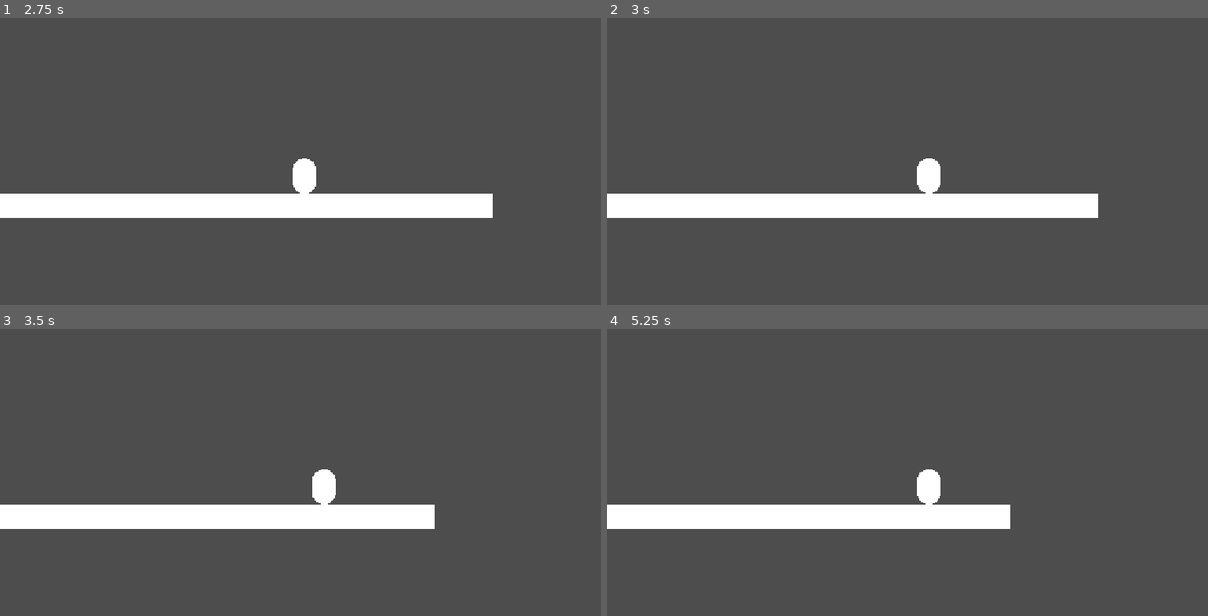
Above: before the commit, frames 1-4 (two rows, left to right).
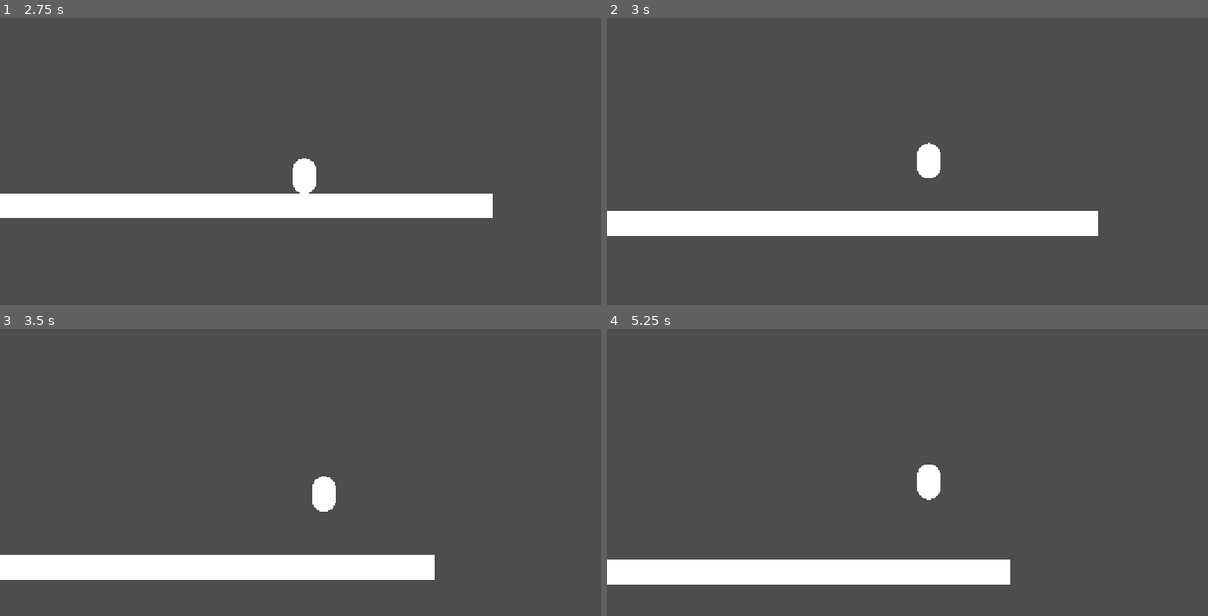
Above: after the commit, the same moments.

Repository: colinabarry/Token-Remake
Game: Godot game, scene res://scenes/levels/test_bed.tscn
Two runs of this game, one before a commit and one after it. Both use one fixed random seed, a clock stepped at 60 frames per second and the inputs below.
Inputs:
- Up to frame 1 (2.75 s): hold D (move_right) 0.53-2.03 s; tap Space (move_jump) at 0.6, 0.77, 1.07, 1.35, 1.52, 1.82, 2.1 s; hold A (move_left) from 2.03 s (still down)
- Up to frame 2 (3 s): release A (move_left) at 2.78 s; hold D (move_right) from 2.78 s (still down); tap Space (move_jump) at 2.85 s
- Up to frame 3 (3.5 s): keep holding D (move_right); tap Space (move_jump) at 3.02, 3.32 s
- Up to frame 4 (5.25 s): tap Space (move_jump) at 3.6, 3.77, 4.07, 4.35, 4.52, 4.82, 5.1 s; release D (move_right) at 4.28 s; hold A (move_left) 4.28-5.03 s; hold D (move_right) from 5.03 s (still down)

Frame 1 is identical in both runs. In frame 2, 10% of the frame differs, in the area x 0-82%, y 43-76%; in frame 3, 13%, in the area x 0-73%, y 48-88%; in frame 4, 12%.

Commit message:
generalize _try_emit_signal

Diff:
--- a/scenes/actors/characters/player/player.gd
+++ b/scenes/actors/characters/player/player.gd
@@ -58,5 +58,12 @@
 # 	return true
 
 
-func can_jump() -> bool:
-	return coin_purse.num_jump_tokens > 0
+func can_transition_to(new_state: BaseState) -> bool:
+	match new_state:
+		States.JUMP_STATE:
+			return coin_purse.num_jump_tokens > 0
+
+	return false
+
+# func can_jump() -> bool:
+# 	return coin_purse.num_jump_tokens > 0
--- a/scenes/components/state_machine/state_machine.gd
+++ b/scenes/components/state_machine/state_machine.gd
@@ -122,7 +122,7 @@
 		else:
 			stopped_walking_in_air.emit()
 	if Input.is_action_just_pressed("move_jump"):
-		_try_emit_jumped_signal()
+		_try_emit_signal(States.JUMP_STATE, jumped)
 
 
 func _emit_process_signals() -> void:
@@ -139,9 +139,20 @@
 		started_falling.emit()
 
 
-func _try_emit_jumped_signal() -> bool:
-	if not player.can_jump():
+func _try_emit_signal(new_state: BaseState, signal_to_emit: Signal) -> bool:
+	if not current_state.possible_next_states.has(new_state):
+		return false
+	if not player.can_transition_to(new_state):
 		return false
 
-	jumped.emit()
+	signal_to_emit.emit()
 	return true
+
+# func _try_emit_jumped_signal() -> bool:
+# 	if not player.can_jump():
+# 		return false
+# 	if not current_state.possible_next_states.has(States.JUMP_STATE):
+# 		return false
+
+# 	jumped.emit()
+# 	return true
